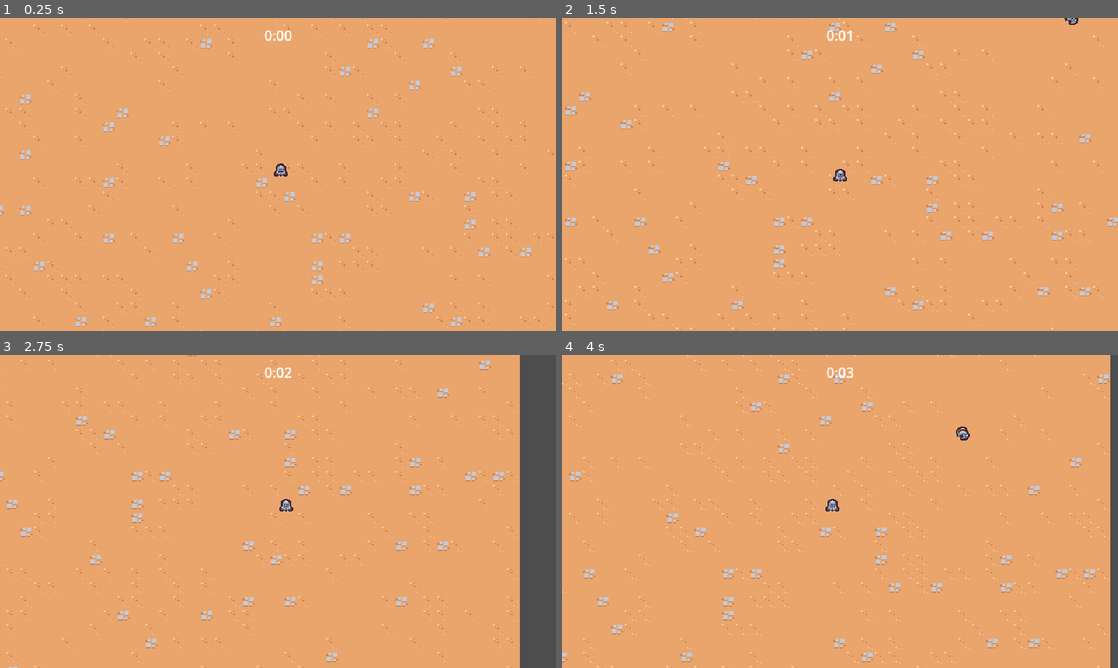
Above: before the commit, frames 1-4 (two rows, left to right).
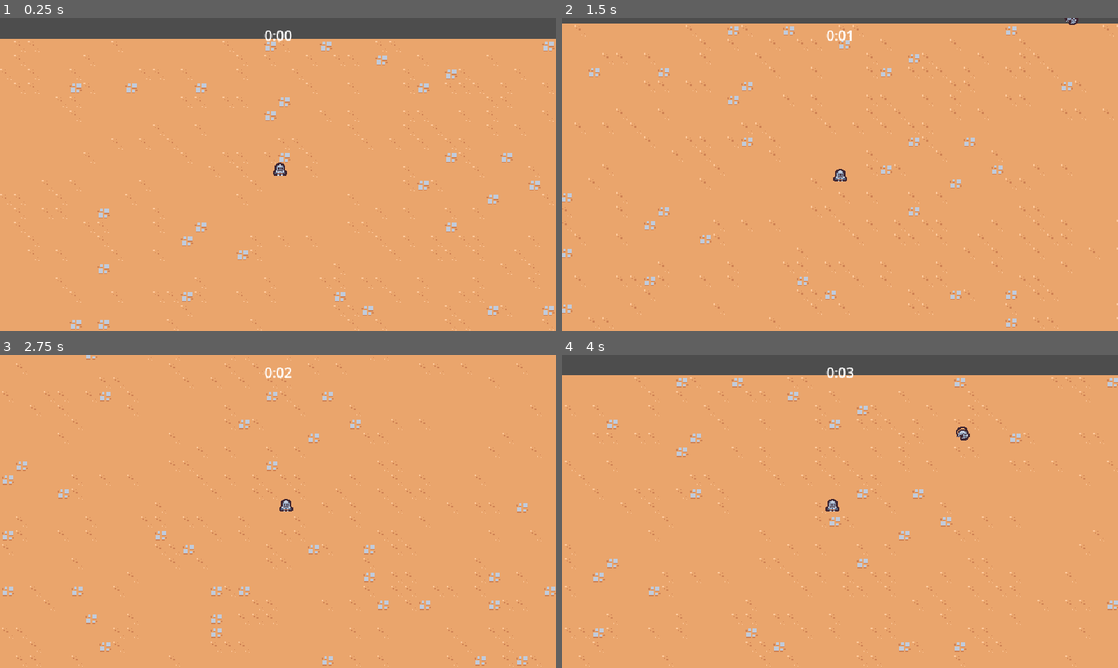
Above: after the commit, the same moments.

Repository: nadeemkhedr/survivor-game-godot
Game: Godot game, scene res://scenes/main/main.tscn
Same seed, same stepped clock (60 frames per second), same inputs: the game is played once before the commit and once after it.
Inputs:
- Up to frame 1 (0.25 s): no input
- Up to frame 2 (1.5 s): hold D (move_right) 0.53-1.28 s; hold S (move_down) from 1.28 s (still down)
- Up to frame 3 (2.75 s): release S (move_down) at 2.03 s; hold D (move_right) from 2.03 s (still down)
- Up to frame 4 (4 s): release D (move_right) at 2.78 s; hold W (move_up) 2.78-3.53 s; hold A (move_left) from 3.53 s (still down)

The runs differ from the first frame. In frame 1, 11% of the frame differs, in the area x 0-100%, y 0-100%; in frame 2, 6.4%; in frame 3, 11%; in frame 4, 12%.

Commit message:
✨ feat: implement damage, death and exp drop for enemies

Diff:
--- a/project.godot
+++ b/project.godot
@@ -14,6 +14,10 @@
 run/main_scene="res://scenes/main/main.tscn"
 config/features=PackedStringArray("4.1", "Forward Plus")
 config/icon="res://icon.svg"
+
+[autoload]
+
+GameEvents="*res://scenes/autoload/game_events.tscn"
 
 [debug]
 
@@ -60,6 +64,7 @@
 2d_physics/layer_2="Player"
 2d_physics/layer_3="Enemy"
 2d_physics/layer_4="EnemyCollision"
+2d_physics/layer_5="PlayerPickup"
 
 [rendering]
 
--- /dev/null
+++ b/scenes/autoload/game_events.gd
@@ -0,0 +1,7 @@
+extends Node
+
+signal experience_vial_collected(number: float)
+
+
+func emit_experience_vial_collected(number: float):
+	experience_vial_collected.emit(number)
--- /dev/null
+++ b/scenes/autoload/game_events.tscn
@@ -0,0 +1,6 @@
+[gd_scene load_steps=2 format=3 uid="uid://d3fa2irc3yt0s"]
+
+[ext_resource type="Script" path="res://scenes/autoload/game_events.gd" id="1_val1l"]
+
+[node name="GameEvents" type="Node"]
+script = ExtResource("1_val1l")
--- /dev/null
+++ b/scenes/component/health_component.gd
@@ -0,0 +1,22 @@
+extends Node
+class_name HealthComponent
+
+
+signal died
+
+@export var max_health: float = 10
+var current_health
+
+
+func _ready():
+	current_health = max_health
+
+
+func damage(damage_amount: float):
+	current_health = max(current_health - damage_amount, 0)
+	Callable(check_death).call_deferred()
+
+func check_death():
+	if current_health == 0:
+		died.emit()
+		owner.queue_free()
--- /dev/null
+++ b/scenes/component/health_component.tscn
@@ -0,0 +1,6 @@
+[gd_scene load_steps=2 format=3 uid="uid://dpnwfm6ypvxvk"]
+
+[ext_resource type="Script" path="res://scenes/component/health_component.gd" id="1_n7ojq"]
+
+[node name="HealthComponent" type="Node"]
+script = ExtResource("1_n7ojq")
--- /dev/null
+++ b/scenes/component/vial_drop_component.gd
@@ -0,0 +1,25 @@
+extends Node
+
+@export_range(0,1) var drop_percent: float = 0.5
+@export var health_component: Node
+@export var vial_scene: PackedScene
+
+
+func _ready():
+	(health_component as HealthComponent).died.connect(on_died)
+
+
+func on_died():
+	if randf() > drop_percent:
+		return
+
+	if vial_scene == null:
+		return
+
+	if not owner is Node2D:
+		return
+
+	var spawn_position = (owner as Node2D).global_position
+	var vial_instance = vial_scene.instantiate() as Node2D
+	owner.get_parent().add_child(vial_instance)
+	vial_instance.global_position = spawn_position
--- /dev/null
+++ b/scenes/component/vial_drop_component.tscn
@@ -0,0 +1,8 @@
+[gd_scene load_steps=3 format=3 uid="uid://b7mvixm3wa6q1"]
+
+[ext_resource type="Script" path="res://scenes/component/vial_drop_component.gd" id="1_qg5b5"]
+[ext_resource type="PackedScene" uid="uid://cabne35ggy6qi" path="res://scenes/game_object/experience_vial/experience_vial.tscn" id="2_qklwh"]
+
+[node name="VialDropComponent" type="Node"]
+script = ExtResource("1_qg5b5")
+vial_scene = ExtResource("2_qklwh")
--- a/scenes/game_object/basic_enemy/basic_enemy.gd
+++ b/scenes/game_object/basic_enemy/basic_enemy.gd
@@ -1,6 +1,9 @@
 extends CharacterBody2D
 
 const MAX_SPEED = 40
+
+
+@onready var health_component: HealthComponent = $HealthComponent
 
 # Called when the node enters the scene tree for the first time.
 func _ready():
@@ -22,4 +25,4 @@
 
 
 func on_area_entered(other_area: Area2D):
-	queue_free()
+	health_component.damage(100)
--- a/scenes/game_object/basic_enemy/basic_enemy.tscn
+++ b/scenes/game_object/basic_enemy/basic_enemy.tscn
@@ -1,7 +1,9 @@
-[gd_scene load_steps=5 format=3 uid="uid://28et6h1b6vgl"]
+[gd_scene load_steps=7 format=3 uid="uid://28et6h1b6vgl"]
 
 [ext_resource type="Texture2D" uid="uid://c5q61iq2h0dh2" path="res://scenes/game_object/basic_enemy/basic_enemy.png" id="1_8442j"]
 [ext_resource type="Script" path="res://scenes/game_object/basic_enemy/basic_enemy.gd" id="1_r7lww"]
+[ext_resource type="PackedScene" uid="uid://dpnwfm6ypvxvk" path="res://scenes/component/health_component.tscn" id="2_4dw6k"]
+[ext_resource type="PackedScene" uid="uid://b7mvixm3wa6q1" path="res://scenes/component/vial_drop_component.tscn" id="3_l6kfr"]
 
 [sub_resource type="CircleShape2D" id="CircleShape2D_mi4kd"]
 radius = 12.0
@@ -14,6 +16,11 @@
 collision_mask = 9
 motion_mode = 1
 script = ExtResource("1_r7lww")
+
+[node name="HealthComponent" parent="." instance=ExtResource("2_4dw6k")]
+
+[node name="VialDropComponent" parent="." node_paths=PackedStringArray("health_component") instance=ExtResource("3_l6kfr")]
+health_component = NodePath("../HealthComponent")
 
 [node name="Area2D" type="Area2D" parent="."]
 collision_layer = 0
--- /dev/null
+++ b/scenes/game_object/experience_vial/experience_vial.gd
@@ -0,0 +1,9 @@
+extends Node2D
+
+func _ready():
+	$Area2D.area_entered.connect(on_area_entered)
+
+
+func on_area_entered(other_area: Area2D):
+	GameEvents.emit_experience_vial_collected(1)
+	queue_free()
--- a/scenes/game_object/experience_vial/experience_vial.tscn
+++ b/scenes/game_object/experience_vial/experience_vial.tscn
@@ -1,3 +1,20 @@
-[gd_scene format=3 uid="uid://cabne35ggy6qi"]
+[gd_scene load_steps=4 format=3 uid="uid://cabne35ggy6qi"]
+
+[ext_resource type="Texture2D" uid="uid://dj20wfkwt0tvw" path="res://scenes/game_object/experience_vial/experience_vial.png" id="1_dmwyi"]
+[ext_resource type="Script" path="res://scenes/game_object/experience_vial/experience_vial.gd" id="1_u7fsp"]
+
+[sub_resource type="CircleShape2D" id="CircleShape2D_87fme"]
+radius = 16.0
 
 [node name="ExperienceVial" type="Node2D"]
+script = ExtResource("1_u7fsp")
+
+[node name="Area2D" type="Area2D" parent="."]
+collision_layer = 0
+collision_mask = 16
+
+[node name="CollisionShape2D" type="CollisionShape2D" parent="Area2D"]
+shape = SubResource("CircleShape2D_87fme")
+
+[node name="Sprite2D" type="Sprite2D" parent="."]
+texture = ExtResource("1_dmwyi")
--- a/scenes/game_object/player/player.tscn
+++ b/scenes/game_object/player/player.tscn
@@ -1,8 +1,11 @@
-[gd_scene load_steps=5 format=3 uid="uid://hdws7rnqppiw"]
+[gd_scene load_steps=6 format=3 uid="uid://hdws7rnqppiw"]
 
 [ext_resource type="Texture2D" uid="uid://b1oqq1lvramx4" path="res://scenes/game_object/player/player.png" id="1_if3d7"]
 [ext_resource type="Script" path="res://scenes/game_object/player/player.gd" id="1_p6gdb"]
 [ext_resource type="PackedScene" uid="uid://cwf3yrxtubthc" path="res://scenes/ability/sword_ability_controller/sword_ability_controller.tscn" id="2_i7lmf"]
+
+[sub_resource type="CircleShape2D" id="CircleShape2D_2pgb8"]
+radius = 32.0
 
 [sub_resource type="CircleShape2D" id="CircleShape2D_numjr"]
 radius = 5.0
@@ -16,6 +19,14 @@
 
 [node name="SwordAbilityController" parent="AbilityManager" instance=ExtResource("2_i7lmf")]
 
+[node name="Area2D" type="Area2D" parent="."]
+position = Vector2(0, -5)
+collision_layer = 16
+collision_mask = 0
+
+[node name="CollisionShape2D" type="CollisionShape2D" parent="Area2D"]
+shape = SubResource("CircleShape2D_2pgb8")
+
 [node name="Sprite2D" type="Sprite2D" parent="."]
 texture = ExtResource("1_if3d7")
 offset = Vector2(2.08165e-12, -8)
--- a/scenes/main/main.tscn
+++ b/scenes/main/main.tscn
@@ -6,6 +6,7 @@
 [ext_resource type="TileSet" uid="uid://b2q3j4jyeru7g" path="res://resources/tileset.tres" id="1_x8niw"]
 [ext_resource type="Script" path="res://scenes/game_object/game_camera/game_camera.gd" id="2_7j3s4"]
 [ext_resource type="PackedScene" uid="uid://dkrtgvt6jffjq" path="res://scenes/manager/arena_time_manager.tscn" id="2_flw8g"]
+[ext_resource type="PackedScene" uid="uid://knst5w8cc1l7" path="res://scenes/manager/experience_manager.tscn" id="4_mmpfx"]
 [ext_resource type="PackedScene" uid="uid://c6a1n8yna4mnm" path="res://scenes/manager/enemy_manager.tscn" id="5_e4xp8"]
 
 [node name="Main" type="Node"]
@@ -17,6 +18,8 @@
 
 [node name="EnemyManager" parent="." instance=ExtResource("5_e4xp8")]
 
+[node name="ExperienceManager" parent="." instance=ExtResource("4_mmpfx")]
+
 [node name="GameCamera" parent="." instance=ExtResource("1_py7nv")]
 script = ExtResource("2_7j3s4")
 
@@ -26,4 +29,4 @@
 layer_0/tile_data = PackedInt32Array(262144, 1, 4, 262145, 1, 4, 262146, 1, 4, 262147, 1, 4, 262148, 65537, 4, 262149,  …(42398 unchanged characters)…
 
 [node name="Player" parent="." instance=ExtResource("1_3yrsm")]
-position = Vector2(414, 289)
+position = Vector2(323, 157)
--- /dev/null
+++ b/scenes/manager/experience_manager.gd
@@ -0,0 +1,16 @@
+extends Node
+
+var current_experience = 0
+
+
+func _ready():
+	GameEvents.experience_vial_collected.connect(on_experience_vial_collected)
+
+
+func increment_experience(number: float):
+	current_experience += number
+	print(current_experience)
+
+
+func on_experience_vial_collected(number: float):
+	increment_experience(number)
--- /dev/null
+++ b/scenes/manager/experience_manager.tscn
@@ -0,0 +1,6 @@
+[gd_scene load_steps=2 format=3 uid="uid://knst5w8cc1l7"]
+
+[ext_resource type="Script" path="res://scenes/manager/experience_manager.gd" id="1_75n81"]
+
+[node name="ExperienceManager" type="Node"]
+script = ExtResource("1_75n81")
Not shown: 1 places in scenes/main/main.tscn that only renumber resources
